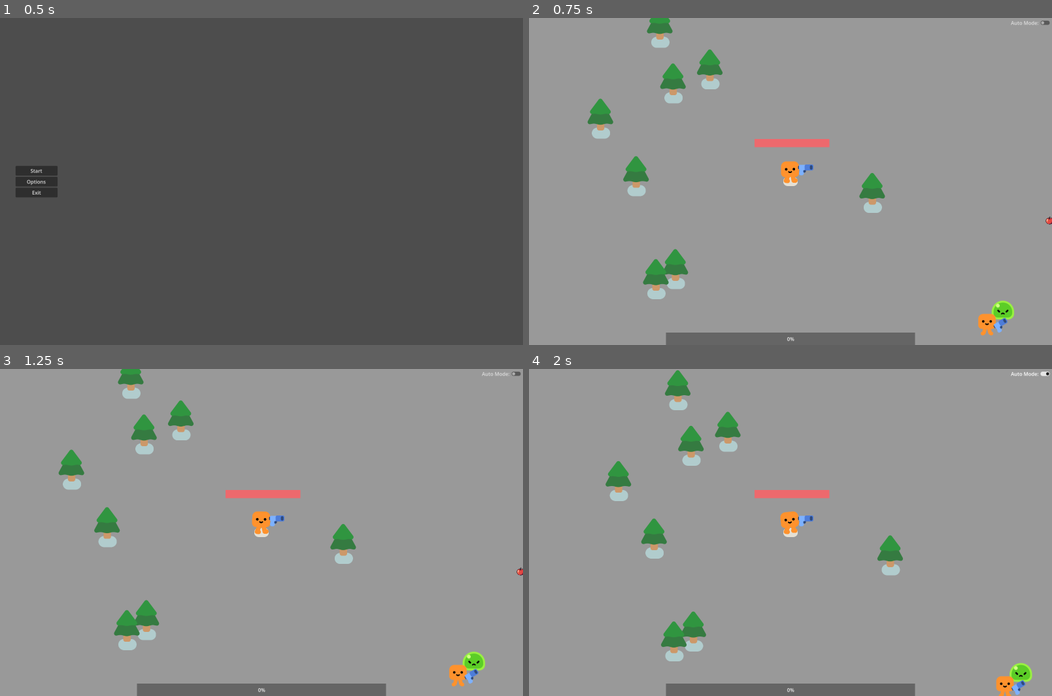
Above: before the commit, frames 1-4 (two rows, left to right).
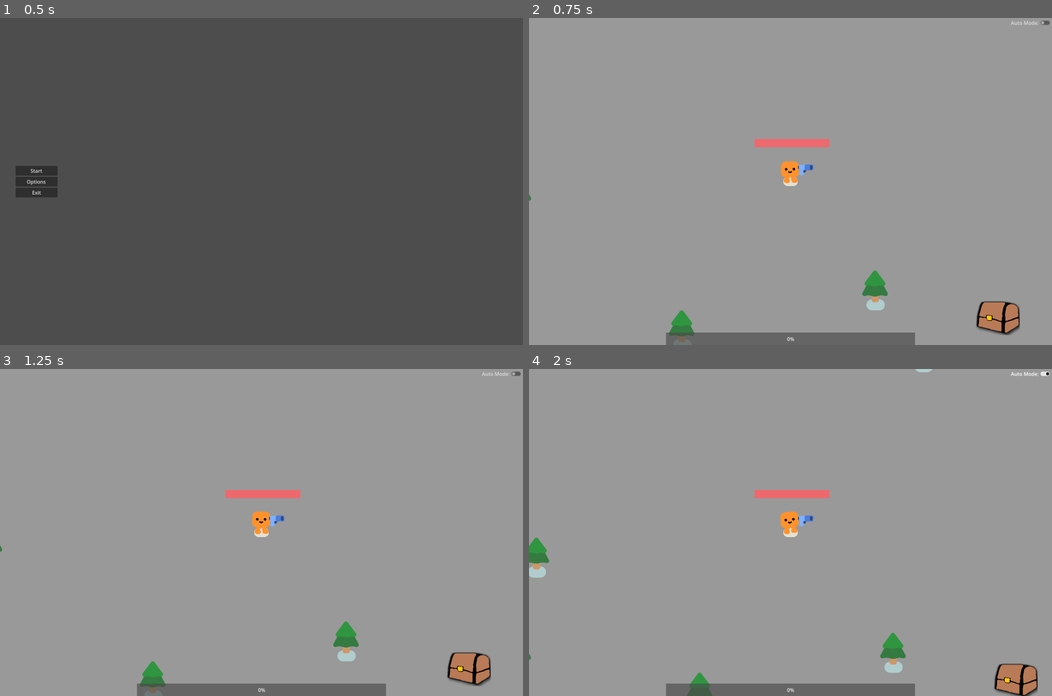
Above: after the commit, the same moments.

Repository: Kuui22/Godot_test
Game: Godot game, scene res://menus/mainmenu.tscn
Same seed, same stepped clock (60 frames per second), same inputs: the game is played once before the commit and once after it.
Inputs:
- Up to frame 1 (0.5 s): no input
- Up to frame 2 (0.75 s): click "Start" at 0.5 s
- Up to frame 3 (1.25 s): no input
- Up to frame 4 (2 s): click "Auto Mode:" at 1.25 s

Frame 1 is identical in both runs. In frame 2, 4.4% of the frame differs, in the area x 0-100%, y 0-98%; in frame 3, 4.4%; in frame 4, 4.7%, in the area x 0-98%, y 0-100%.

Commit message:
better tree gen functions + chest img
more readable/performant and also added to autoload

Diff:
--- a/2d-project-start/main.gd
+++ b/2d-project-start/main.gd
@@ -17,7 +17,6 @@
 @onready var pause_menu = %Pause
 @onready var inventory_interface = %InventoryInterface
 @onready var player_stats = %PlayerStats
-var trees = treefunctions.new()
 
 #crafting variables
 @onready var crafting_menu: Control = %CraftingMenu
@@ -49,7 +48,7 @@
 
 	#objects
 	mob = SLIME
-	trees.gencheck_trees(player,tree_radius,tree_count,tree_scenes,self)
+	TreeFunctions.check_and_generate_trees(player,tree_radius,tree_count,tree_scenes,self)
 
 
 
@@ -126,7 +125,7 @@
 		pause_menu.visible = true
 
 func _on_tree_timer_timeout():#every x seconds as timer check if it has to generate trees
-	trees.gencheck_trees(player,tree_radius,tree_count,tree_scenes,self)
+	TreeFunctions.gencheck_trees(player,tree_radius,tree_count,tree_scenes,self)
 
 #spawn mobs
 '''
--- a/2d-project-start/objects/chest.tscn
+++ b/2d-project-start/objects/chest.tscn
@@ -1,10 +1,10 @@
 [gd_scene load_steps=9 format=3 uid="uid://c1c7g1dvftyni"]
 
 [ext_resource type="Script" path="res://objects/chest.gd" id="1_fr183"]
-[ext_resource type="Texture2D" uid="uid://i4cjdwy1kcoj" path="res://icon.png" id="1_jftej"]
 [ext_resource type="Script" path="res://inventory/inventory_data.gd" id="2_uynr7"]
 [ext_resource type="Resource" uid="uid://dhdadkp42er86" path="res://items/food/apple.tres" id="3_t6dvp"]
 [ext_resource type="Script" path="res://inventory/slot_data.gd" id="4_cru0t"]
+[ext_resource type="Texture2D" uid="uid://cktabr5ee18ht" path="res://objects/chest.png" id="5_ueodp"]
 
 [sub_resource type="Resource" id="Resource_04yax"]
 script = ExtResource("4_cru0t")
@@ -26,7 +26,7 @@
 collision_layer = 9
 
 [node name="Sprite2D" type="Sprite2D" parent="CharacterBody2D"]
-texture = ExtResource("1_jftej")
+texture = ExtResource("5_ueodp")
 
 [node name="CollisionShape2D" type="CollisionShape2D" parent="CharacterBody2D"]
 shape = SubResource("CircleShape2D_ys88c")
--- a/2d-project-start/project.godot
+++ b/2d-project-start/project.godot
@@ -85,6 +85,7 @@
 PlayerManager="*res://player/player_manager.gd"
 ItemDB="*res://autoload/ItemDatabase.gd"
 MobContainer="*res://mobs/mob_container.gd"
+TreeFunctions="*res://trees/tree_scripts.gd"
 
 [display]
 
--- a/2d-project-start/survivors_game.tscn
+++ b/2d-project-start/survivors_game.tscn
@@ -13,8 +13,6 @@
 [ext_resource type="PackedScene" path="res://menus/player_stats.tscn" id="6_1aipv"]
 [ext_resource type="PackedScene" uid="uid://qyt235ws8rqn" path="res://menus/crafting_menu.tscn" id="7_trso8"]
 [ext_resource type="Script" path="res://inventory/inventory_data_equip.gd" id="9_5rrrq"]
-[ext_resource type="PackedScene" uid="uid://vqwo2x387eft" path="res://items/pickup.tscn" id="9_ity6n"]
-[ext_resource type="Resource" uid="uid://dhdadkp42er86" path="res://items/food/apple.tres" id="10_ccrdk"]
 [ext_resource type="Script" path="res://inventory/slot_data.gd" id="11_35wwf"]
 
 [sub_resource type="StyleBoxEmpty" id="StyleBoxEmpty_5a6tp"]
@@ -24,11 +22,6 @@
 [sub_resource type="Resource" id="Resource_1rq5m"]
 script = ExtResource("9_5rrrq")
 slot_datas = Array[ExtResource("11_35wwf")]([null, null, null, null])
-
-[sub_resource type="Resource" id="Resource_eptdi"]
-script = ExtResource("11_35wwf")
-item_data = ExtResource("10_ccrdk")
-quantity = 1
 
 [node name="Game" type="Node2D"]
 y_sort_enabled = true
@@ -179,10 +172,6 @@
 anchor_right = 0.5
 anchor_bottom = 0.5
 
-[node name="Pickup" parent="." instance=ExtResource("9_ity6n")]
-position = Vector2(1201, 332)
-slot_data = SubResource("Resource_eptdi")
-
 [connection signal="drop_slot_data" from="UI/InventoryInterface" to="." method="_on_inventory_interface_drop_slot_data"]
 [connection signal="gui_input" from="UI/InventoryInterface" to="UI/InventoryInterface" method="_on_gui_input"]
 [connection signal="pressed" from="UI/AutoMode" to="." method="_on_auto_mode_pressed"]
--- a/2d-project-start/trees/tree_scripts.gd
+++ b/2d-project-start/trees/tree_scripts.gd
@@ -1,47 +1,59 @@
 extends Node
-class_name treefunctions
 
 
 var placed_positions = []
-var min_distance = 20.0 #distance between trees
+@export var min_distance: float = 20.0  # distance between trees
 
-
-
-#generating trees while moving
-func gencheck_trees(player,tree_radius,tree_count,tree_scenes,parent):
+#generate trees while moving
+func check_and_generate_trees(player: Node2D, tree_radius: float, tree_count: int, tree_scenes: Dictionary, parent: Node) -> void:
 	var center = player.global_position
 	var trees_in_radius = get_trees_in_radius(center, tree_radius, parent)
-	if(trees_in_radius.size() == 0):
-		generate_random_trees(center, tree_radius, tree_count,tree_scenes,parent)
+	if trees_in_radius.is_empty(): #if no trees near player
+		generate_random_trees(center, tree_radius, tree_count, tree_scenes, parent)
 
-#get trees near player
-func get_trees_in_radius(center: Vector2, radius: float, parent):
+# Get trees near player
+func get_trees_in_radius(center: Vector2, radius: float, parent: Node) -> Array:
+	var trees_in_radius = []
 	for child in parent.get_children():
-		if child is Node2D and "tree" in child.name:
-			var distance = child.global_position.distance_to(center)
-			if distance <= radius:
-				return[child]
-	return []
+		if child is Node2D and child.is_in_group("trees"):
+			if child.global_position.distance_squared_to(center) <= radius * radius: #claude said that squared is faster than distance_to
+				trees_in_radius.append(child)
+	return trees_in_radius
 
-func generate_random_trees(center: Vector2, radius: float, count: int,tree_scenes,parent):
+func generate_random_trees(center: Vector2, radius: float, count: int, tree_scenes: Dictionary, parent: Node) -> void:
+	var attempts = 0
+	var max_attempts = count * 3  #change attempts limit here
+
 	for i in range(count):
-		#select random tree scene from dict
 		var tree_name = tree_scenes.keys().pick_random()
 		var tree_scene = tree_scenes[tree_name]
-		#assert check and place tree in random pos in radius
-		if tree_scene is PackedScene:
-			var valid_position = true
-			var random_position = center + Vector2(randf_range(-radius, radius), randf_range(-radius, radius))
+
+		if not tree_scene is PackedScene:
+			push_warning("Invalid tree scene for"+str(tree_name))
+			continue
+
+		var valid_position = false
+		var random_position = Vector2.ZERO
+
+		while not valid_position and attempts < max_attempts:
+			random_position = center + Vector2(randf_range(-radius, radius), randf_range(-radius, radius))
+			valid_position = true
+
 			for pos in placed_positions:
-				if pos.distance_to(random_position) < min_distance:
+				if pos.distance_squared_to(random_position) < min_distance * min_distance:
 					valid_position = false
 					break
-			if valid_position:
-				var tree_instance = tree_scene.instantiate()
-				tree_instance.name = "tree_%d" % i
-				placed_positions.append(random_position)
-				tree_instance.global_position = random_position
-				parent.add_child(tree_instance)
-			else:
-				print("failed to find position")
-			#print("Generated tree at:", random_position)
+
+			attempts += 1
+
+		if valid_position:
+			var tree_instance = tree_scene.instantiate()
+			tree_instance.name = "tree_%d" % placed_positions.size()
+			placed_positions.append(random_position)
+			tree_instance.global_position = random_position
+			parent.add_child(tree_instance)
+		else:
+			print("Failed to find position for tree %d after %d attempts" % [i, max_attempts])
+
+func clear_placed_positions() -> void:
+	placed_positions.clear()
Binary file added: 2d-project-start/objects/chest.png
Not shown, added: 2d-project-start/objects/chest.png.import
Not shown: 1 places in 2d-project-start/survivors_game.tscn that only renumber resources
